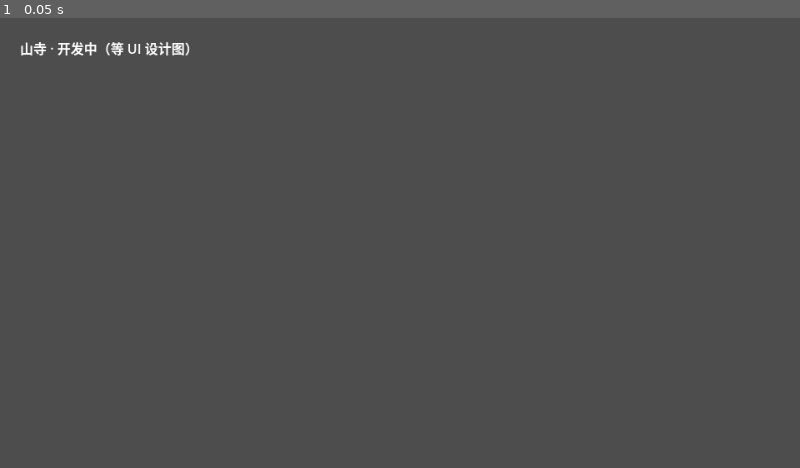
Above: before the commit, frame 1.
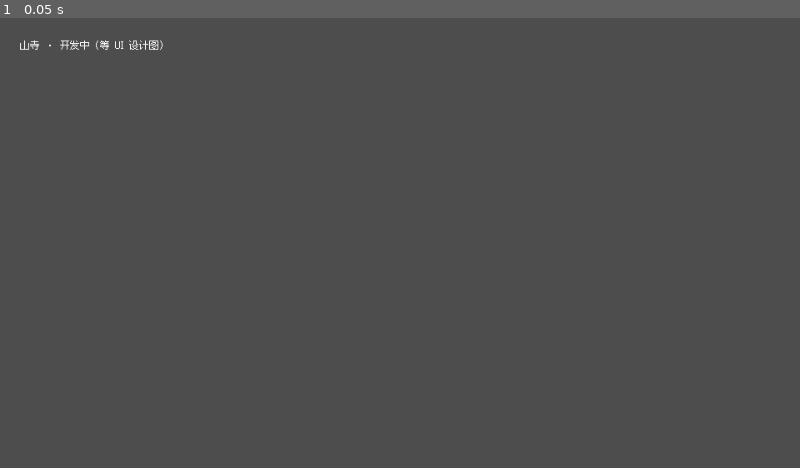
Above: after the commit, the same moment.

Repository: hillwang1983-web/kaifang-wuxia
Game: Godot game, scene res://scenes/main.tscn
Two runs of this game, one before a commit and one after it. Both use one fixed random seed, a clock stepped at 60 frames per second and the inputs below.
Inputs:
- Up to frame 1 (0.05 s): no input

The runs differ from the first frame. In frame 1, 0.4% of the frame differs, in the area x 2-24%, y 4-9%.

Commit message:
山寺切片：试玩改走网页版，补网页导出、中文像素字体与触屏安排
试玩不发 Windows exe，改为发链接、手机与电脑浏览器打开：
- export_presets.cfg 加 Web 预设（单线程、不需 COOP/COEP，开 PWA 横屏），
  tools/export_web.ps1 一键导出到 build/web/。
- 网页里没有系统中文字体可回落，自带 Fusion Pixel 12px 简体（SIL OFL 1.1，许可随附），
  像素导入（无抗锯齿），主题 scenes/default_theme.tres 设为默认。
- UI设计/ 与 assets/ref/ 加 .gdignore，效果图和参考图不进导出包。
- 触屏操作提前到第一里程碑：README、UI 设计说明、交换清单第 51 条随之更新。

Co-Authored-By: Claude Opus 5.5 <noreply@anthropic.com>

Diff:
--- a/原型/山寺/project.godot
+++ b/原型/山寺/project.godot
@@ -23,6 +23,10 @@
 window/size/window_height_override=1080
 window/stretch/mode="viewport"
 window/stretch/scale_mode="integer"
+
+[gui]
+
+theme/custom="res://scenes/default_theme.tres"
 
 [input]
 
--- /dev/null
+++ b/原型/山寺/scenes/default_theme.tres
@@ -0,0 +1,7 @@
+[gd_resource type="Theme" load_steps=2 format=3]
+
+[ext_resource type="FontFile" path="res://assets/fonts/fusion-pixel/fusion-pixel-12px-proportional-zh_hans.otf.woff2" id="1"]
+
+[resource]
+default_font = ExtResource("1")
+default_font_size = 12
Not shown, added: 原型/山寺/UI设计/.gdignore
Not shown, added: 原型/山寺/assets/fonts/fusion-pixel/LICENSES/ark-pixel/OFL.txt
Not shown, added: 原型/山寺/assets/fonts/fusion-pixel/LICENSES/cubic-11/OFL.txt
Not shown, added: 原型/山寺/assets/fonts/fusion-pixel/LICENSES/galmuri/LICENSE.txt
Not shown, added: 原型/山寺/assets/fonts/fusion-pixel/OFL.txt
Binary file added: 原型/山寺/assets/fonts/fusion-pixel/fusion-pixel-12px-proportional-zh_hans.otf.woff2
Not shown, added: 原型/山寺/assets/fonts/fusion-pixel/fusion-pixel-12px-proportional-zh_hans.otf.woff2.import
Not shown, added: 原型/山寺/assets/ref/.gdignore
Not shown, added: 原型/山寺/export_presets.cfg
Not shown, changed: CLAUDE.md
Not shown, changed: 原型/山寺/README.md
Not shown, changed: 原型/山寺/UI设计/README.md
(and 3 more such lines)
